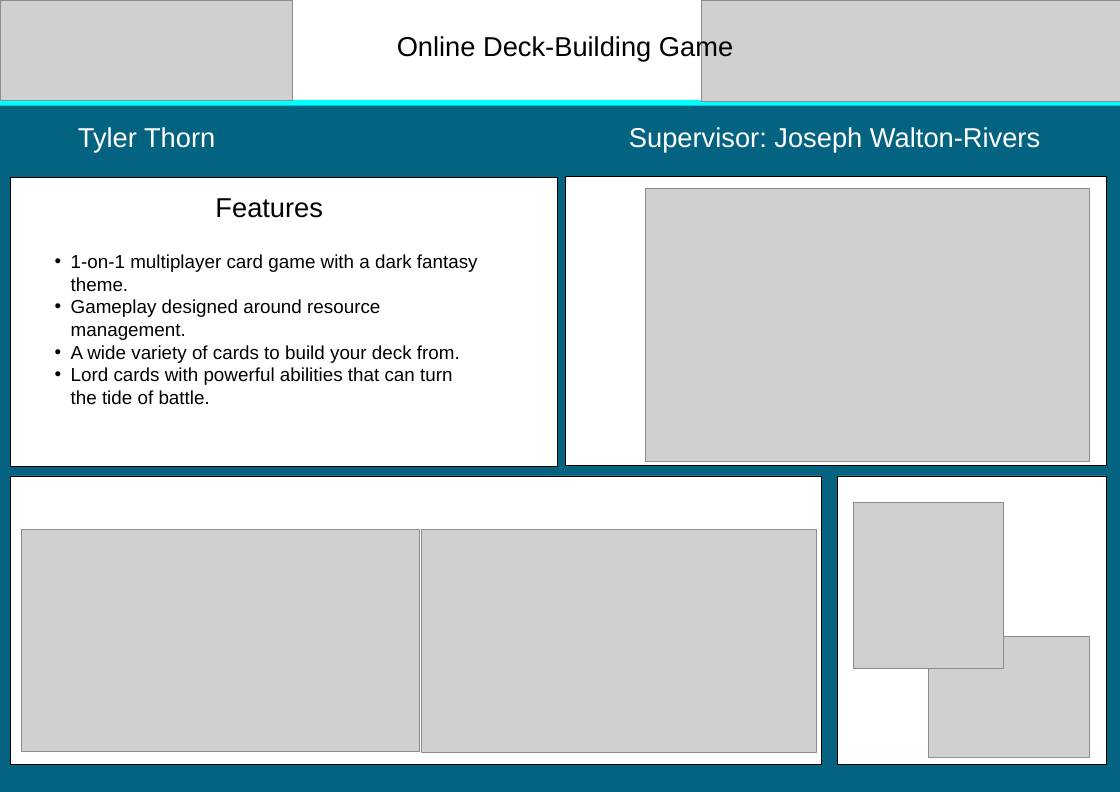
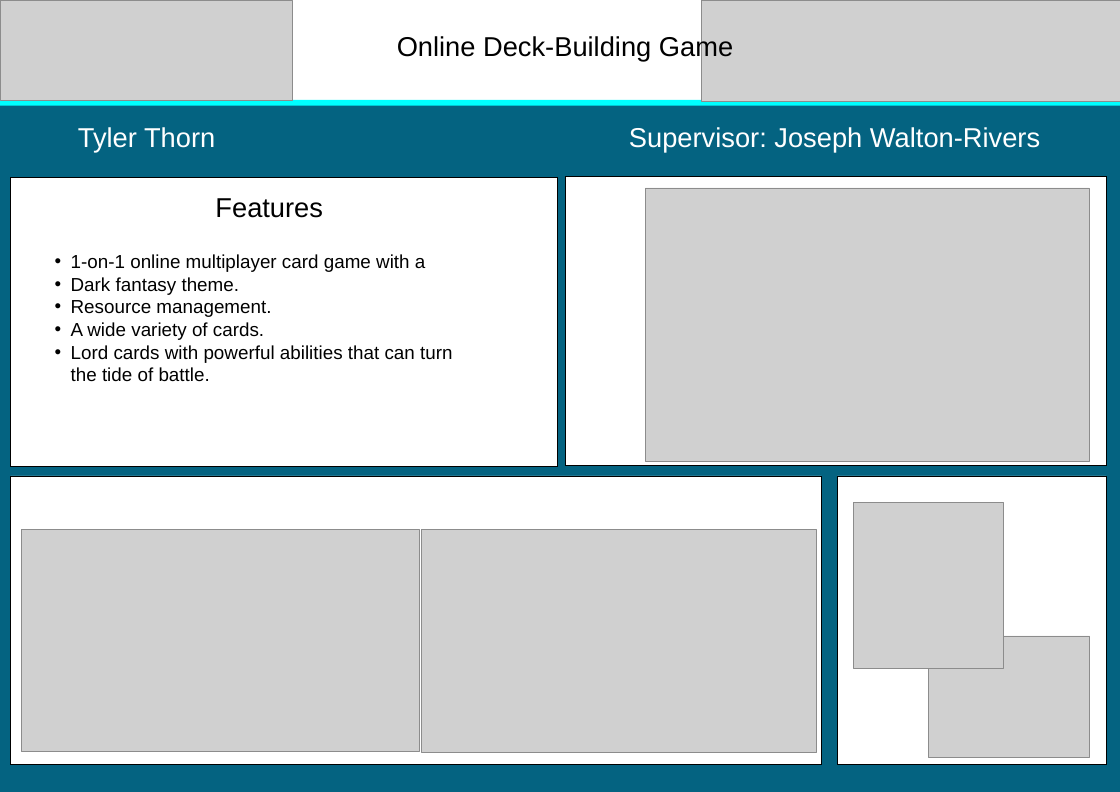
Before and after one commit to OhCrepe/CardGame, a slide deck: slide 1 of Open Day Poster.pptx. Drawn at 1120x792 pixels with LibreOffice and Linux fonts; fonts in the diff are those of the drawing; grey boxes stand for pictures. Boxes give left, top, right and bottom in pixels: in the first picture for what was removed or moved away, otherwise in the second. Text is boxed around its words. In the diff, an @@ line names an element or a change of style, - is before the commit and + after.

Commit message:
Added features to the poster

```diff
--- a/Open Day Poster.pptx
+++ b/Open Day Poster.pptx
@@ text at (71, 254, 425, 340): text changed @@
-• 1-on-1 multiplayer card game with a dark fantasy theme.
-• Gameplay designed around resource management.
-• A wide variety of cards to build your deck from.
+• 1-on-1 online multiplayer card game with a
+• Dark fantasy theme.
+• Resource management.
+• A wide variety of cards.
```
